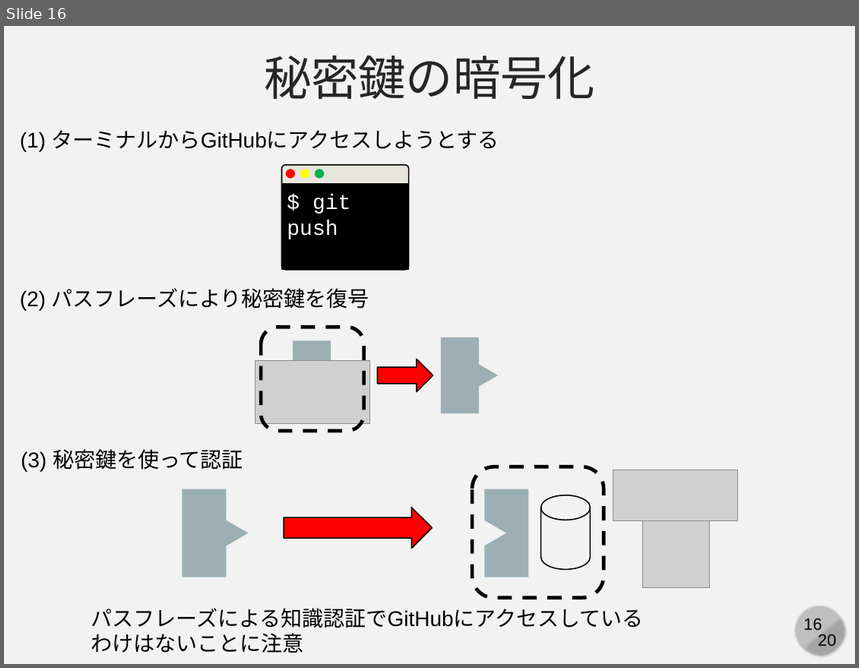
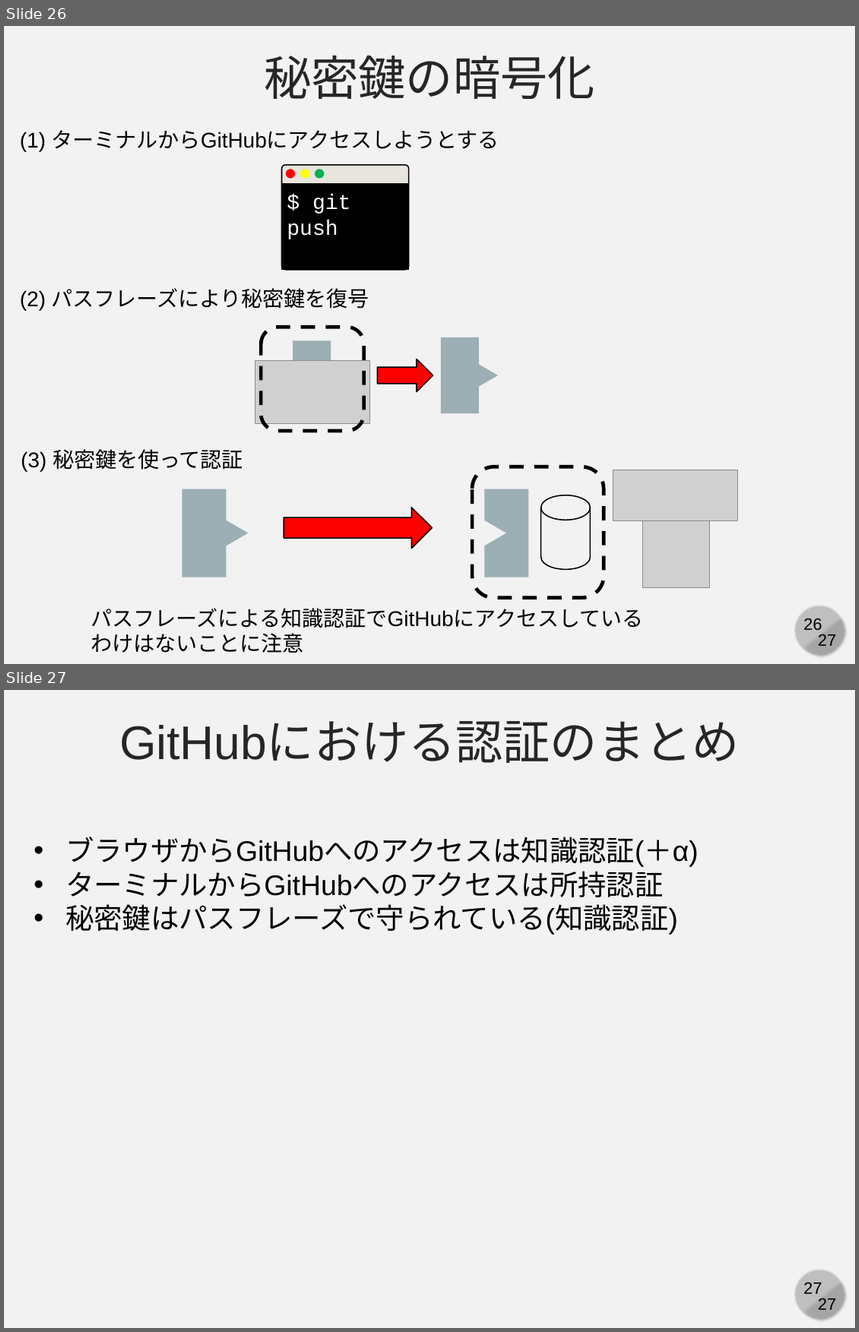
Before and after one commit to cpss2026-git/cpss2026-git.github.io, a slide deck: 02-lecture-git-advanced/slides/02-b-ssh.pptx. Shown one above the other, each under a label of ours: slide 16 before the commit, slides 26 and 27 after it. The pictures are 859x668 and 859x1332 pixels, drawn with LibreOffice and Linux fonts; fonts in the diff are those of the drawing; grey boxes stand for pictures. Boxes give left, top, right and bottom in pixels: in the first picture for what was removed or moved away, otherwise in the second. Text is boxed around its words. In the diff, an @@ line names an element or a change of style, - is before the commit and + after.

```diff
--- a/02-lecture-git-advanced/slides/02-b-ssh.pptx
+++ b/02-lecture-git-advanced/slides/02-b-ssh.pptx
@@ slide 27 added at [4,690,855,1328], background #F2F2F2; not listed: 4 template elements that a slide beside it also shows @@
@@ text added at [120,721,739,763], 40 pt, text #262626 @@
+GitHubにおける認証のまとめ
@@ text added at [66,837,699,935], 24 pt, text #000000 @@
+• ブラウザからGitHubへのアクセスは知識認証(＋α)
+• ターミナルからGitHubへのアクセスは所持認証
+• 秘密鍵はパスフレーズで守られている(知識認証)
@@ what was slide 16 is now slide 26 @@
@@ slide 26 changed as well @@
@@ page number at [804,619,822,630]: text changed @@
-16
+26
@@ text at [818,635,836,646]: text changed @@
-20
+27
```
Also in this commit, not shown: 19 other slides changed, 6 other slides added, 1 other file.
